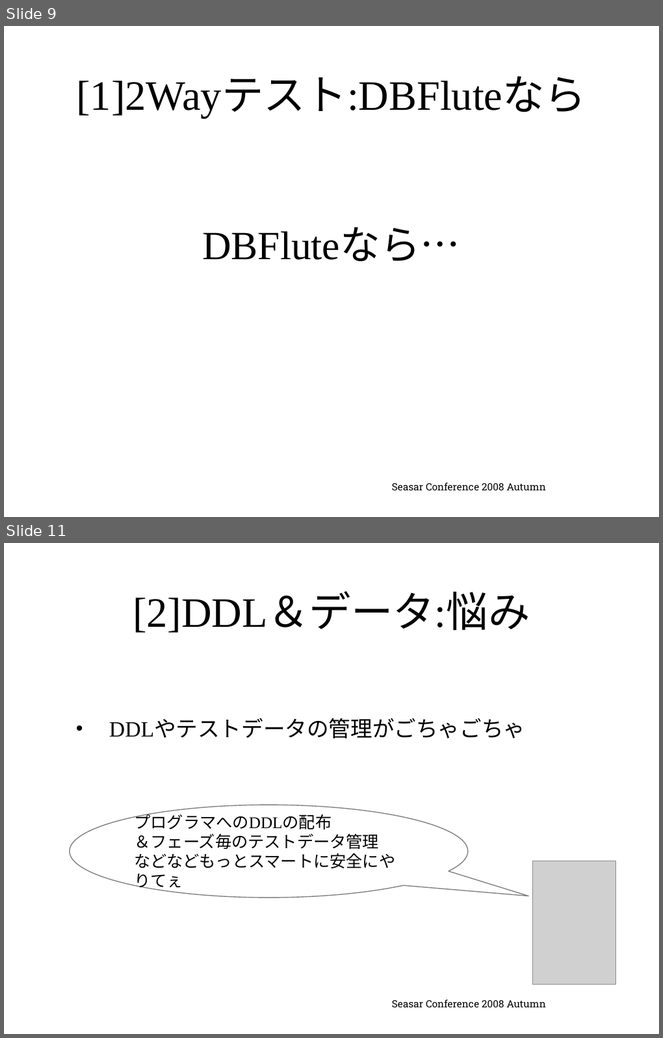
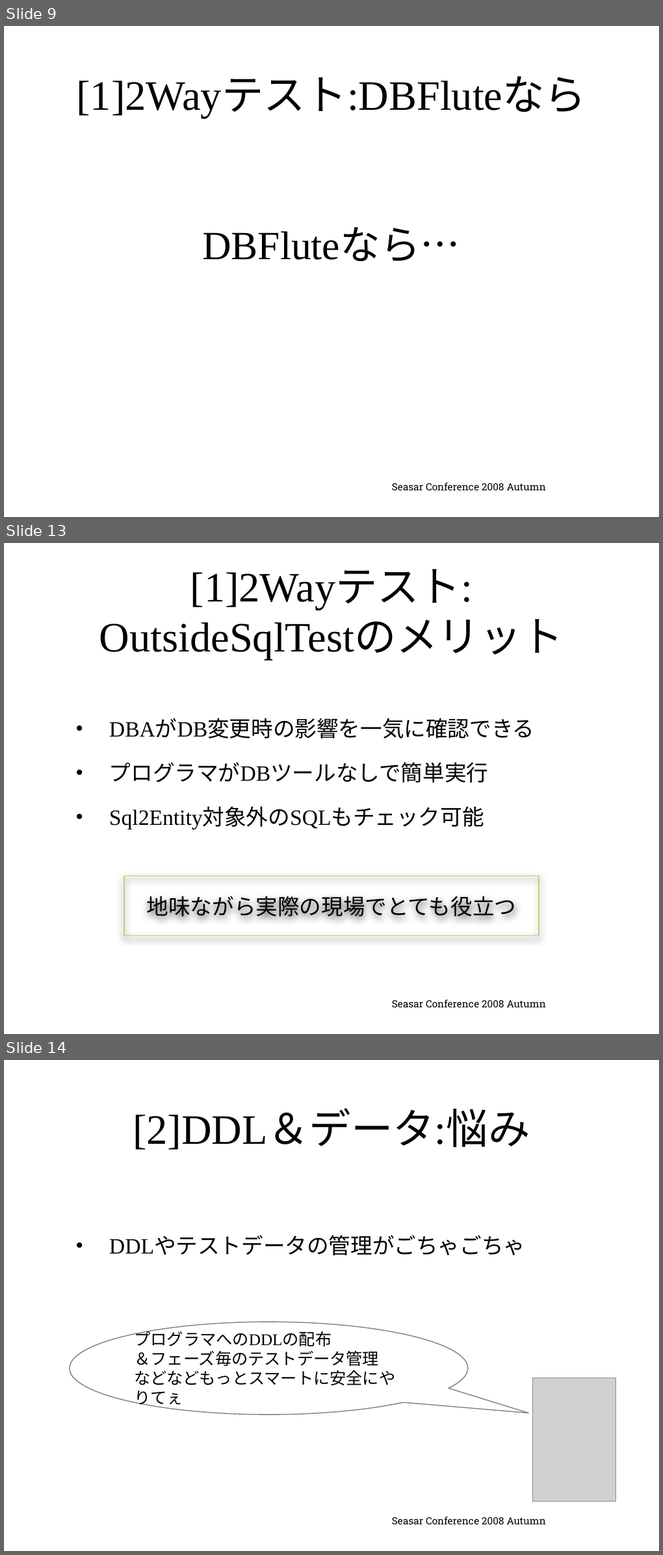
Before and after one commit to seasarorg/dbflute, a slide deck: dbflute/etc/doc/ref/session/resource/GenbaSolution2-sc2008autumn-dbflute.pptx. Shown one above the other, each under a label of ours: slides 9 and 11 before the commit, slides 9, 13 and 14 after it; the slides between them are not shown. The pictures are 663x1038 and 663x1555 pixels, drawn with LibreOffice and Linux fonts; fonts in the diff are those of the drawing; grey boxes stand for pictures; background and template pictures are left out. Boxes give left, top, right and bottom in pixels: in the first picture for what was removed or moved away, otherwise in the second. Text is boxed around its words. In the diff, an @@ line names an element or a change of style, - is before the commit and + after.

```diff
--- a/dbflute/etc/doc/ref/session/resource/GenbaSolution2-sc2008autumn-dbflute.pptx
+++ b/dbflute/etc/doc/ref/session/resource/GenbaSolution2-sc2008autumn-dbflute.pptx
@@ slide 13 added at (x1=4, y1=543, x2=659, y2=1034), background picture (left out) @@
@@ title added at (x1=100, y1=569, x2=564, y2=659), 46 pt, text #000000 @@
+[1]2Wayテスト:
+OutsideSqlTestのメリット
@@ text added at (x1=109, y1=719, x2=535, y2=830), 24 pt, text #000000 @@
+• DBAがDB変更時の影響を一気に確認できる
+• プログラマがDBツールなしで簡単実行
+• Sql2Entity対象外のSQLもチェック可能
@@ rectangle added at (x1=124, y1=876, x2=539, y2=936), outline #D8C56D 1 pt, 24 pt, text #000000 @@
+地味ながら実際の現場でとても役立つ
@@ text added at (x1=392, y1=1000, x2=546, y2=1008), 11 pt, text #000000 @@
+Seasar Conference 2008 Autumn
@@ what was slide 11 is now slide 14 @@
```
Also in this commit, not shown: 2 slides changed, 2 other slides added.
